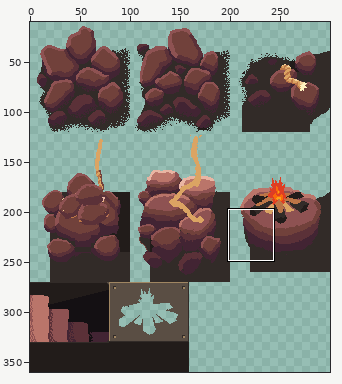
Two versions of one sprite sheet, game/assets/texture/tiles-cave.png. Above: a wide view before the commit, with the close-up outlined.
Close-up. Old version:
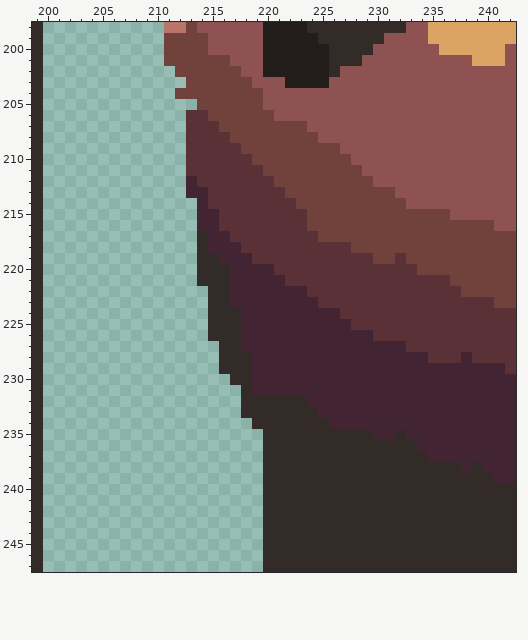
The file is 300x360 pixels. Shown: x 199..242, y 198..247. The wide view leaves out empty margins. The commit also changed other parts of the picture, which this record leaves out.
And afterwards:
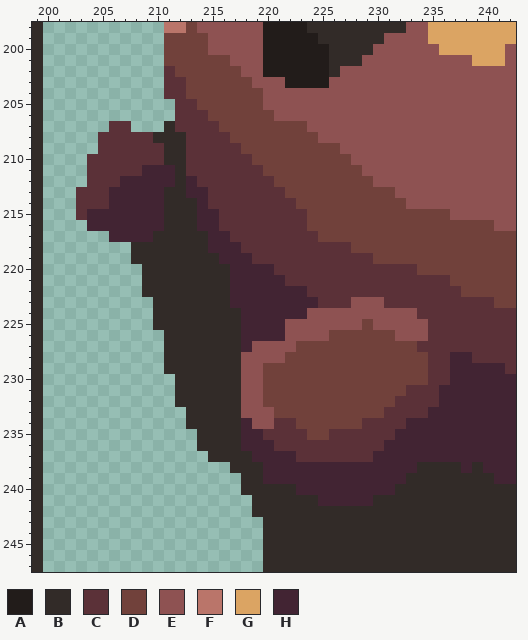
Palette (. is transparent): A #221c1a  B #322b28  C #5b3138  D #71413b  E #8e5252  F #ba756a  G #dba463  H #422433
Changes in this commit:
The author put colour B in row 207 at x 211; in row 208 at x 210 to 212; in rows 209 to 210 at x 211 to 212; in rows 211 to 212 at x 212; in row 213 at x 211 to 212; in rows 214 to 216 at x 211 to 213.
The author put colour B in row 217 at x 210 to 213; in rows 218 to 219 at x 208 to 213; in rows 220 to 221 at x 209 to 213; in row 222 at x 209 to 214; in rows 223 to 225 at x 210 to 214; in row 226 at x 211 to 214.
The author put colour B in rows 227 to 229 at x 211 to 215; in row 230 at x 212 to 216; in rows 231 to 232 at x 212 to 217; in rows 233 to 234 at x 213 to 217; in rows 235 to 236 at x 214 to 217; in row 237 at x 215 to 218.
The author put colour B in row 238 at x 217 to 219; in rows 239 to 240 at x 218 to 219; in rows 241 to 242 at x 219.
The author put colour C in row 202 at x 211; in row 203 at x 211 to 212; in row 204 at x 211; in row 205 at x 212 to 213; in row 206 at x 212; in row 207 at x 206 to 207 and 212.
The author put colour C in row 208 at x 205 to 209; in row 209 at x 205 to 210; in row 210 at x 204 to 210; in row 211 at x 204 to 208; in row 212 at x 204 to 206; in rows 213 to 214 at x 203 to 205.
The author put colour C in row 215 at x 203.
Colour B becomes colour C in row 234 at x 221 to 222; in row 235 at x 220 to 223 and 226 to 229; in row 236 at x 221 to 230; in row 237 at x 223 to 229.
Colour D becomes colour C in row 204 at x 212.
Colour H becomes colour C in rows 229 to 230 at x 235 to 236; in row 231 at x 233 to 235; in row 232 at x 232 to 235; in row 233 at x 231 to 234; in row 234 at x 229 to 232; in row 235 at x 230 to 231.
Colour B becomes colour D in row 232 at x 220 to 223; in row 233 at x 221 to 224; in row 234 at x 223 to 225; in row 235 at x 224 to 225.
Colour C becomes colour D in row 219 at x 232; in row 225 at x 229; in row 226 at x 230 to 231; in row 227 at x 233.
Colour H becomes colour D in row 226 at x 226 to 229; in row 227 at x 223 to 232; in row 228 at x 222 to 234; in rows 229 to 230 at x 220 to 234; in row 231 at x 220 to 232; in row 232 at x 224 to 231.
Colour H becomes colour D in row 233 at x 225 to 230; in row 234 at x 226 to 228.
Colour B becomes colour E in rows 228 to 231 at x 218; in row 232 at x 218 to 219; in row 233 at x 218 to 220; in row 234 at x 219 to 220.
Colour C becomes colour E in row 223 at x 228 to 230; in row 224 at x 227 to 233; in row 225 at x 228 and 230 to 234; in row 226 at x 232 to 234.
Colour H becomes colour E in row 224 at x 224 to 226; in row 225 at x 222 to 227; in row 226 at x 222 to 225; in row 227 at x 219 to 222; in row 228 at x 219 to 221; in rows 229 to 231 at x 219.
The author put colour H in row 211 at x 209 to 211; in row 212 at x 207 to 211; in rows 213 to 214 at x 206 to 210; in rows 215 to 216 at x 204 to 210; in row 217 at x 206 to 209; in row 234 at x 218.
The author put colour H in rows 235 to 236 at x 218 to 219; in row 237 at x 219.
Colour B becomes colour H in row 235 at x 232; in row 236 at x 220 and 231 to 233; in row 237 at x 220 to 222 and 230 to 234; in row 238 at x 220 to 233; in row 239 at x 220 to 232; in row 240 at x 223 to 231.
Colour B becomes colour H in row 241 at x 225 to 229.
Colour C becomes colour H in row 228 at x 237.
Boxes around the changes in both close-ups, in picture pixels (x1, y1, x2, y2):
changed: (76, 66, 461, 517)
